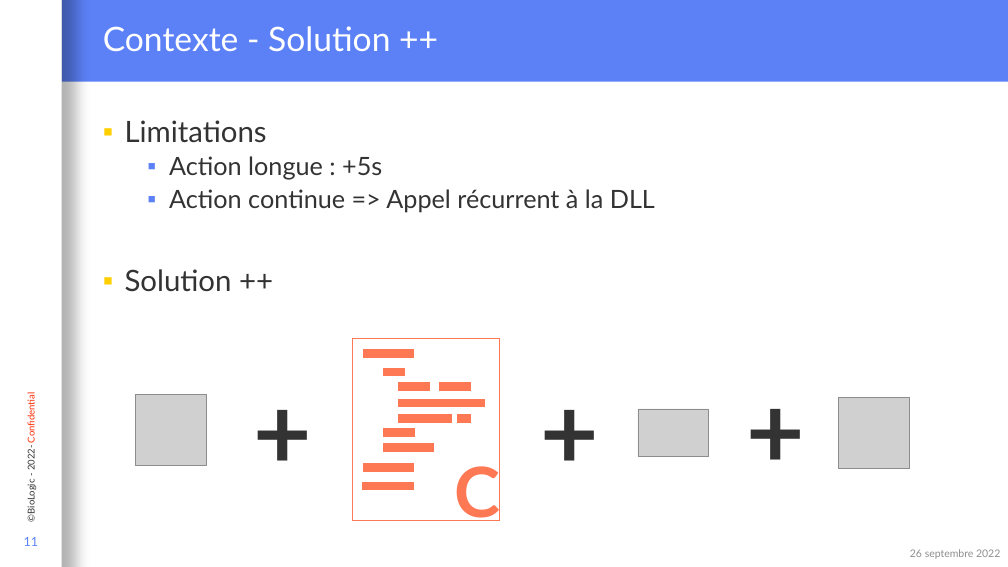
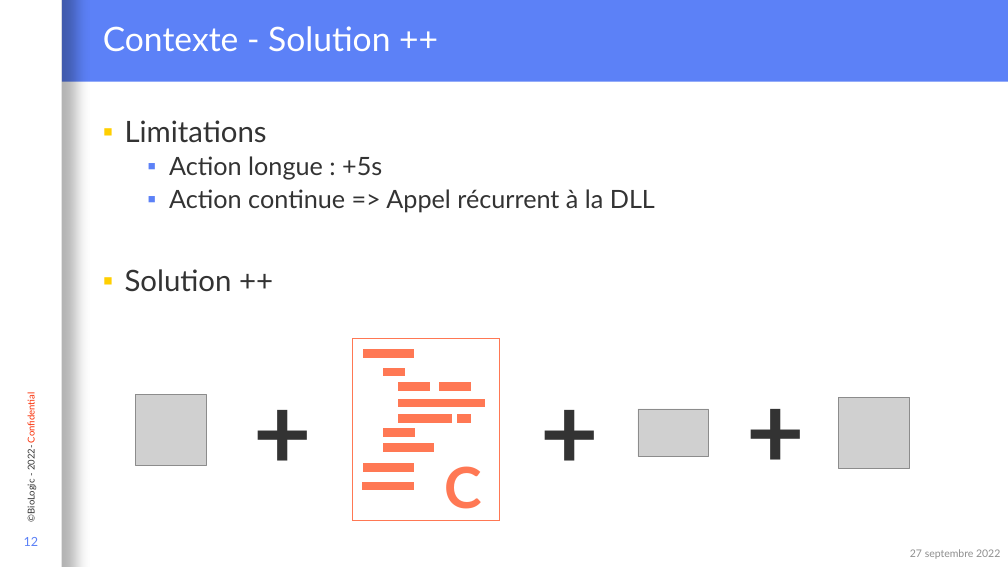
Before and after one commit to Loysse/PostLVUserEvent_Demo, a slide deck: slide 12 of Interaction événementielle entre du code C et LabVIEW.pptx (slide 11 before the commit). Drawn at 1008x567 pixels with LibreOffice and Linux fonts; fonts in the diff are those of the drawing; grey boxes stand for pictures; background and template pictures are left out. Boxes give left, top, right and bottom in pixels: in the first picture for what was removed or moved away, otherwise in the second. Text is boxed around its words. In the diff, an @@ line names an element or a change of style, - is before the commit and + after.

```diff
--- a/Interaction événementielle entre du code C et LabVIEW.pptx
+++ b/Interaction événementielle entre du code C et LabVIEW.pptx
@@ text "C": place and size @@
-text "C" at [455, 457, 501, 521]
+text "C" at [445, 466, 482, 509]
@@ text "C" at [445, 466, 482, 509]: size 66 to 54 pt @@
@@ page number at [24, 537, 39, 546]: text changed @@
-11
+12
@@ text at [910, 549, 1000, 559]: text changed @@
-26 septembre 2022
+27 septembre 2022
```
Also in this commit, not shown: 23 other slides changed, 1 slide added.
